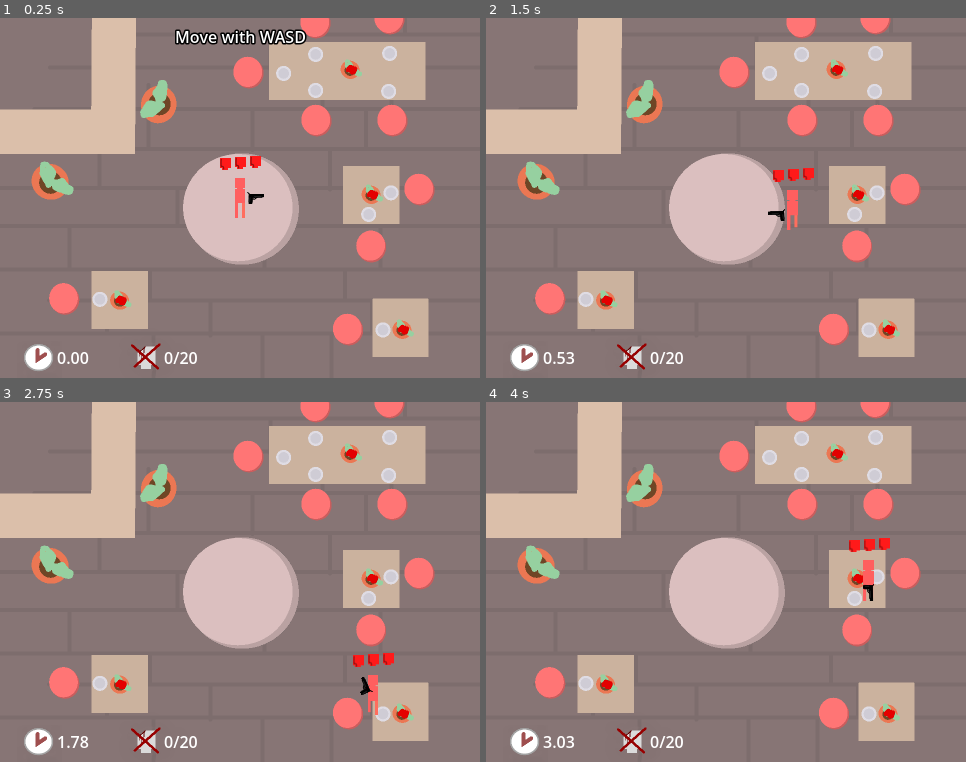
Above: before the commit, frames 1-4 (two rows, left to right).
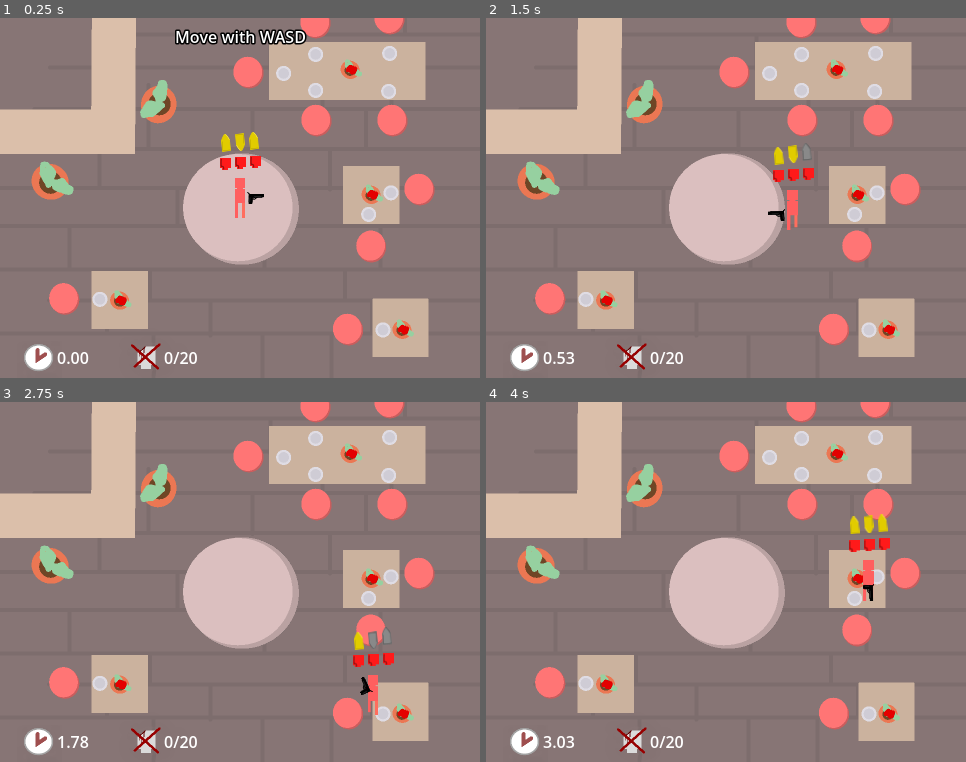
Above: after the commit, the same moments.

Repository: OgGhostJelly/Zombie-BurgerZ
Game: Godot game, scene res://objects/level/level.tscn
Two runs of this game, one before a commit and one after it. Both use one fixed random seed, a clock stepped at 60 frames per second and the inputs below. Sound files missing from this copy of the repository are replaced by a short silence.
Inputs (mouse positions are in pixels of both pictures, inside the frame that each line leads up to):
- Up to frame 1 (0.25 s): no input
- Up to frame 2 (1.5 s): move the mouse to (831, 180) at 0.52 s; press the mouse at (831, 180) at 0.53 s; hold D (move_right) 0.53-1.28 s; move the mouse to (630, 216) at 1.27 s; release the mouse at (630, 216) at 1.28 s; hold S (move_down) from 1.28 s (still down); tap U (info) at 1.35 s
- Up to frame 3 (2.75 s): move the mouse to (288, 502) at 2.02 s; release S (move_down) at 2.03 s; press the mouse at (288, 502) at 2.03 s; hold D (move_right) from 2.03 s (still down)
- Up to frame 4 (4 s): move the mouse to (702, 654) at 2.77 s; release D (move_right) at 2.78 s; release the mouse at (702, 654) at 2.78 s; hold W (move_up) 2.78-3.53 s; tap U (info) at 2.85 s; move the mouse to (870, 636) at 3.52 s; press the mouse at (870, 636) at 3.53 s; hold A (move_left) from 3.53 s (still down)

The runs differ from the first frame. In frame 1, 0.2% of the frame differs, in the area x 46-54%, y 31-38%; in frame 2, 0.2%; in frame 3, 0.2%; in frame 4, 0.3%, in the area x 75-84%, y 31-37%.
Error before the commit: Invalid access to property or key 'value_changed' on a base object of type 'Nil'. (res://userinterfaces/ammo_ui/ammo_ui.gd:13)

Commit message:
Fixed issue with previous merge

Diff:
--- a/objects/guns/gun/gun.gd
+++ b/objects/guns/gun/gun.gd
@@ -5,6 +5,7 @@
 signal reloaded
 
 
+@export var ammo: StatRangeInt
 ## How many bullets will be fired per shot.
 @export var bullets_per_shot: int = 1
 ## The spread the bullets will spawn with.
@@ -13,7 +14,6 @@
 @export var supplier: PackedSceneSupplier
 
 
-@onready var ammo: StatRangeInt = $Ammo
 @onready var fire_audio: AudioStreamPlayer = $FireAudio
 @onready var reload_particles: CPUParticles2D = $ReloadParticles
 @onready var fire_particles: CPUParticles2D = $FireParticles
--- a/objects/guns/gun/gun.tscn
+++ b/objects/guns/gun/gun.tscn
@@ -1,10 +1,9 @@
-[gd_scene load_steps=16 format=3 uid="uid://dajayqy7ycoxw"]
+[gd_scene load_steps=15 format=3 uid="uid://dajayqy7ycoxw"]
 
 [ext_resource type="Script" path="res://objects/guns/gun/gun.gd" id="1_dm84q"]
 [ext_resource type="Texture2D" uid="uid://ej3thgdt0ekr" path="res://assets/gun/pistol/pistol.svg" id="4_5gpee"]
 [ext_resource type="PackedScene" uid="uid://bce27nip2odea" path="res://objects/bullets/bullet/bullet.tscn" id="4_v3eey"]
 [ext_resource type="Script" path="res://classes/objects/PackedSceneSupplier/SinglePackedSceneSupplier.gd" id="5_25q3x"]
-[ext_resource type="Script" path="res://classes/objects/Stats/StatRangeInt.gd" id="6_07aa3"]
 [ext_resource type="AudioStream" uid="uid://5duh0ds7hwqy" path="res://assets/gun/pistol/pistol-shoot.wav" id="6_b1p1b"]
 
 [sub_resource type="Resource" id="Resource_vughb"]
@@ -88,11 +87,6 @@
 spread = 5.0
 supplier = SubResource("Resource_vughb")
 
-[node name="Ammo" type="Node" parent="."]
-script = ExtResource("6_07aa3")
-max_value = 3
-value = 3
-
 [node name="Sprite2D" type="Sprite2D" parent="."]
 position = Vector2(16, 0)
 scale = Vector2(0.5, 0.5)
--- a/objects/player/player.tscn
+++ b/objects/player/player.tscn
@@ -59,6 +59,11 @@
 max_value = 3
 value = 3
 
+[node name="Ammo" type="Node" parent="."]
+script = ExtResource("15_7piqp")
+max_value = 3
+value = 3
+
 [node name="CollisionShape2D" type="CollisionShape2D" parent="."]
 shape = SubResource("RectangleShape2D_mhhaw")
 
@@ -75,7 +80,8 @@
 animation = &"idle"
 autoplay = "idle"
 
-[node name="Gun" parent="." instance=ExtResource("5_4t7ox")]
+[node name="Gun" parent="." node_paths=PackedStringArray("ammo") instance=ExtResource("5_4t7ox")]
+ammo = NodePath("../Ammo")
 
 [node name="HealthUI" parent="." node_paths=PackedStringArray("health") instance=ExtResource("9_a3l4y")]
 anchors_preset = 8
@@ -93,7 +99,7 @@
 texture = ExtResource("10_ystek")
 empty_texture = ExtResource("11_hq7yn")
 
-[node name="AmmoUI" parent="." instance=ExtResource("11_nsf5n")]
+[node name="AmmoUI" parent="." node_paths=PackedStringArray("ammo") instance=ExtResource("11_nsf5n")]
 anchors_preset = 8
 anchor_left = 0.5
 anchor_top = 0.5
@@ -105,8 +111,7 @@
 offset_bottom = -47.0
 grow_horizontal = 2
 grow_vertical = 2
-ammo = 3
-max_ammo = 3
+ammo = NodePath("../Ammo")
 texture = ExtResource("11_56lcf")
 empty_texture = ExtResource("11_oipba")
 
